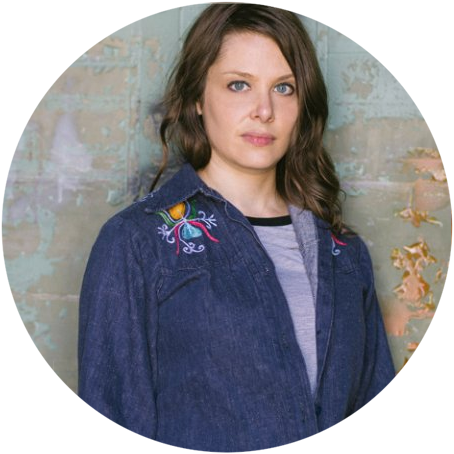
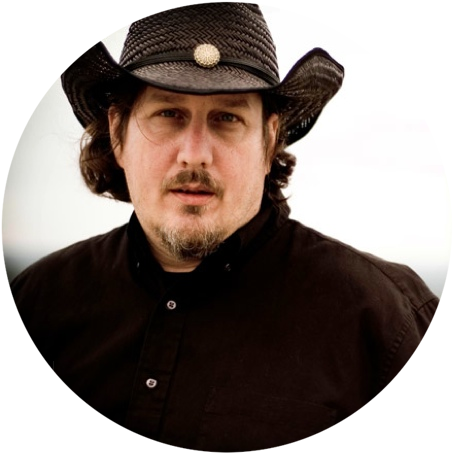
Before/after of a 454 x 454 layered artwork. What changed in the layer stack:
added layer "Layer 5" in group "Group 1" over 1, 1, 453, 453
